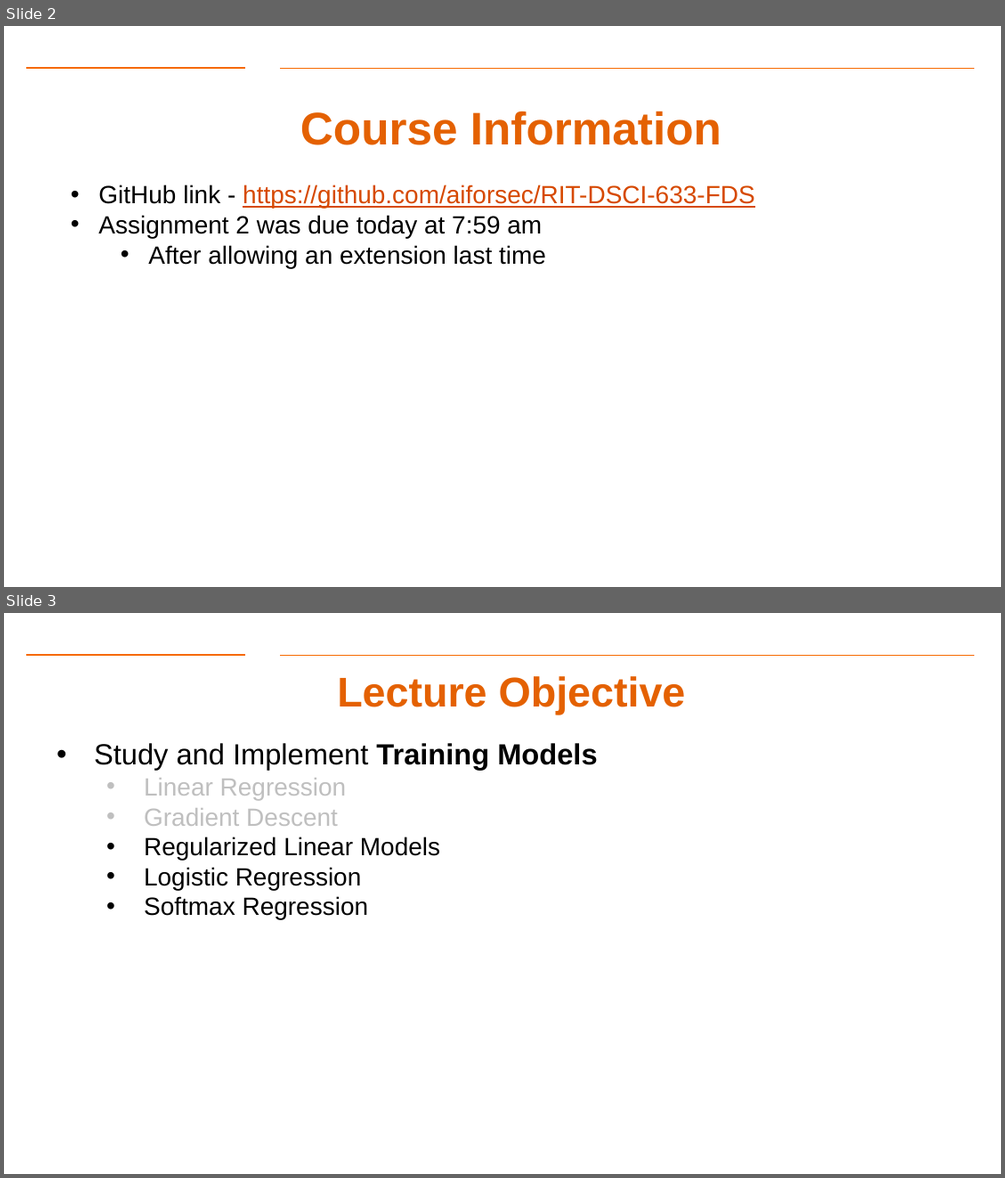
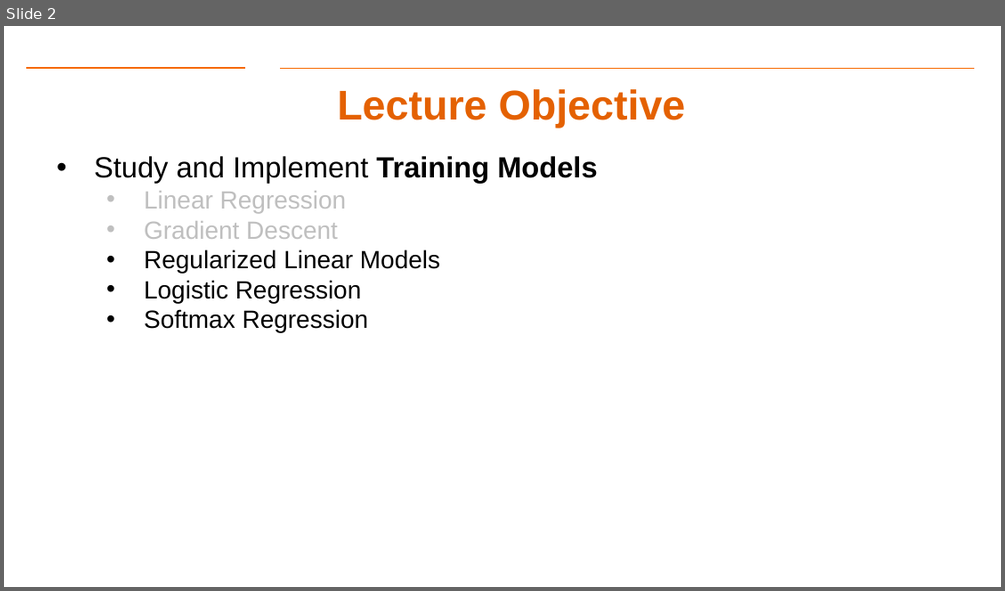
Before and after one commit to gk5951/RIT-DSCI-633-FDS, a slide deck: Syllabus/Lecture05/Lec05.pptx. Shown one above the other, each under a label of ours: slides 2 and 3 before the commit, slide 2 after it. The pictures are 1005x1178 and 1005x591 pixels, drawn with LibreOffice and Linux fonts; fonts in the diff are those of the drawing; background and template pictures are left out. Boxes give left, top, right and bottom in pixels: in the first picture for what was removed or moved away, otherwise in the second. Text is boxed around its words. In the diff, an @@ line names an element or a change of style, - is before the commit and + after.

```diff
--- a/Syllabus/Lecture05/Lec05.pptx
+++ b/Syllabus/Lecture05/Lec05.pptx
@@ slide 2 removed at (4, 26, 1001, 587), background #FFFFFF; not listed: 2 template elements that a slide beside it also shows @@
@@ text removed at (300, 111, 721, 145) @@
-Course Information
@@ text removed at (98, 184, 755, 268) @@
-• GitHub link - https://github.com/aiforsec/RIT-DSCI-633-FDS
-• Assignment 2 was due today at 7:59 am
-  • After allowing an extension last time
@@ what was slide 3 is now slide 2 @@
```
Also in this commit, not shown: 1 slide changed, 1 other slide removed, 2 other files.
